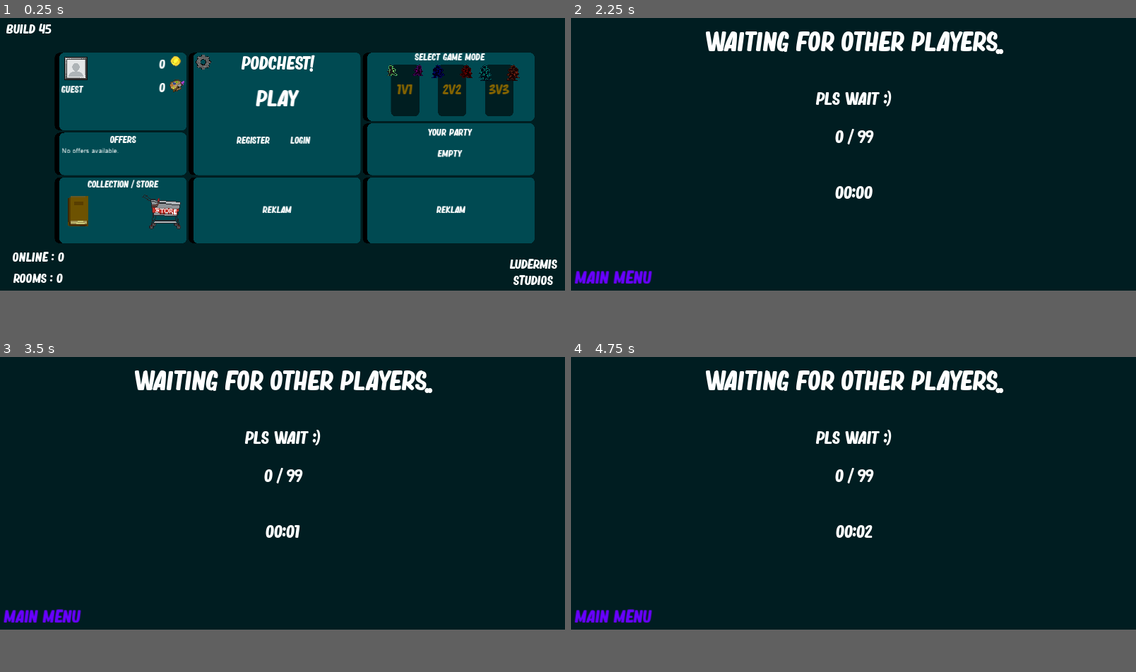
Above: before the commit, frames 1-4 (two rows, left to right).
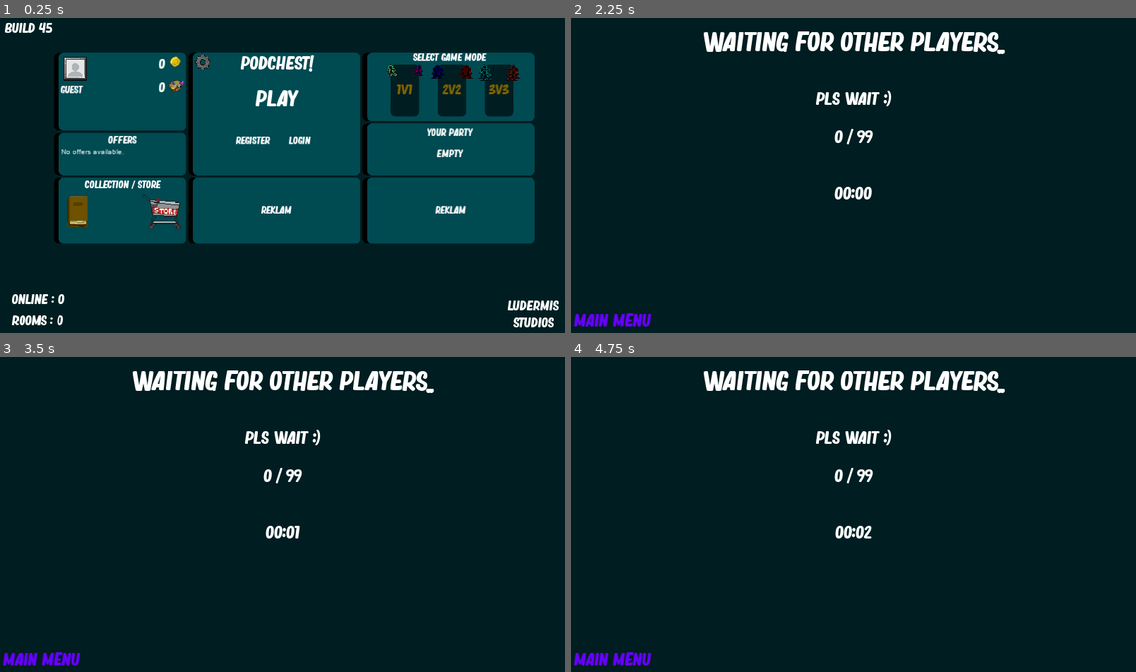
Above: after the commit, the same moments.

Repository: Ludermis/Podchest
Game: Godot game, scene res://Prefabs/Scenes/MainScene.tscn
Two runs of this game, one before a commit and one after it. Both use one fixed random seed, a clock stepped at 60 frames per second and the inputs below.
Inputs (mouse positions are in pixels of both pictures, inside the frame that each line leads up to):
- Up to frame 1 (0.25 s): no input
- Up to frame 2 (2.25 s): click "Play" at 0.5 s; click "Main Menu" at 1.25 s; click "Play" at 2 s
- Up to frame 3 (3.5 s): tap Enter at 2.75 s; move the mouse to (406, 476) at 2.77 s; hold D (right) from 2.78 s (still down); click (406, 476) at 2.85 s
- Up to frame 4 (4.75 s): tap Space at 3.5 s; move the mouse to (740, 505) at 3.52 s; release D (right) at 3.53 s; hold S (down) 3.53-4.28 s; tap Mouse wheel down (wheeldown) at 3.6 s; move the mouse to (910, 432) at 4.27 s; hold D (right) from 4.28 s (still down); tap Mouse wheel up (wheelup) at 4.35 s
In our replay, the window is 800x390 before the commit and 800x450 after it. These sizes can differ from the game's own. Grey fills any space a smaller window leaves; there, only what the larger window draws over its background counts as a difference.

The runs differ from the first frame. In frame 1, 4.2% of the frame differs, in the area x 0-99%, y 1-99%; in frame 2, 2.1%; in frame 3, 2.0%; in frame 4, 2.1%.

Commit message:
Lynext
Updates

Diff:
--- a/Prefabs/Effects/Shockwave.tscn
+++ b/Prefabs/Effects/Shockwave.tscn
@@ -3,6 +3,7 @@
 [ext_resource path="res://Sprites/Misc/circle.png" type="Texture" id=1]
 [ext_resource path="res://Shaders/shockwave1.shader" type="Shader" id=2]
 [ext_resource path="res://Scripts/Effects/Shockwave.gd" type="Script" id=3]
+
 
 [sub_resource type="ShaderMaterial" id=1]
 shader = ExtResource( 2 )
--- a/Prefabs/Scenes/AdminPanelScene.tscn
+++ b/Prefabs/Scenes/AdminPanelScene.tscn
@@ -29,18 +29,17 @@
 [node name="Background" type="TextureRect" parent="."]
 modulate = Color( 0, 0.117, 0.13, 1 )
 margin_right = 1920.0
-margin_bottom = 936.0
+margin_bottom = 1080.0
 texture = ExtResource( 3 )
 expand = true
 __meta__ = {
-"_edit_lock_": true,
 "_edit_use_anchors_": false
 }
 
 [node name="CancelButton" type="Button" parent="."]
-margin_top = 856.0
+margin_top = 1000.0
 margin_right = 285.0
-margin_bottom = 936.0
+margin_bottom = 1080.0
 custom_fonts/font = SubResource( 1 )
 custom_colors/font_color = Color( 0.407843, 0, 1, 1 )
 text = "Main Menu"
@@ -76,5 +75,6 @@
 __meta__ = {
 "_edit_use_anchors_": false
 }
+
 [connection signal="pressed" from="CancelButton" to="." method="_on_CancelButton_pressed"]
 [connection signal="item_selected" from="LogsList" to="." method="_on_LogsList_item_selected"]
--- a/Prefabs/Scenes/CharacterSelectionScene.tscn
+++ b/Prefabs/Scenes/CharacterSelectionScene.tscn
@@ -89,7 +89,7 @@
 [node name="Background" type="TextureRect" parent="."]
 modulate = Color( 0, 0.117, 0.13, 1 )
 margin_right = 1920.0
-margin_bottom = 936.0
+margin_bottom = 1080.0
 texture = ExtResource( 3 )
 expand = true
 __meta__ = {
@@ -157,5 +157,6 @@
 [node name="FPSTimer" type="Timer" parent="."]
 wait_time = 0.5
 autostart = true
+
 [connection signal="pressed" from="SelectButton" to="SelectButton" method="_on_SelectButton_pressed"]
 [connection signal="timeout" from="FPSTimer" to="." method="_on_FPSTimer_timeout"]
--- a/Prefabs/Scenes/CollectionScene.tscn
+++ b/Prefabs/Scenes/CollectionScene.tscn
@@ -59,11 +59,10 @@
 
 [node name="Background" type="TextureRect" parent="."]
 margin_right = 1920.0
-margin_bottom = 936.0
+margin_bottom = 1080.0
 texture = ExtResource( 1 )
 expand = true
 __meta__ = {
-"_edit_lock_": true,
 "_edit_use_anchors_": false
 }
 
@@ -92,9 +91,9 @@
 custom_constants/separation = 128
 
 [node name="CancelButton" type="Button" parent="."]
-margin_top = 856.0
+margin_top = 1000.0
 margin_right = 285.0
-margin_bottom = 936.0
+margin_bottom = 1080.0
 custom_fonts/font = SubResource( 2 )
 custom_colors/font_color = Color( 0.407843, 0, 1, 1 )
 text = "Main Menu"
@@ -128,9 +127,9 @@
 
 [node name="AllLabel" type="Label" parent="."]
 margin_left = 48.0
-margin_top = 40.0
+margin_top = 48.0
 margin_right = 464.0
-margin_bottom = 87.0
+margin_bottom = 145.0
 custom_fonts/font = SubResource( 6 )
 text = "All Characters
 0"
@@ -155,6 +154,7 @@
 "_edit_group_": true,
 "_edit_use_anchors_": false
 }
+
 [connection signal="pressed" from="CancelButton" to="CancelButton" method="_on_CancelButton_pressed"]
 [connection signal="pressed" from="CharactersButton" to="CharactersButton" method="_on_CharactersButton_pressed"]
 [connection signal="pressed" from="SkinsButton" to="SkinsButton" method="_on_SkinsButton_pressed"]
--- a/Prefabs/Scenes/GameOverScene.tscn
+++ b/Prefabs/Scenes/GameOverScene.tscn
@@ -8,19 +8,19 @@
 [ext_resource path="res://Sprites/UI/goldcoin.png" type="Texture" id=6]
 [ext_resource path="res://Scripts/Scenes/GameOverScene.gd" type="Script" id=7]
 
+[sub_resource type="DynamicFont" id=1]
+size = 96
+font_data = ExtResource( 1 )
+
 [sub_resource type="DynamicFont" id=2]
-size = 96
+size = 64
 font_data = ExtResource( 1 )
 
 [sub_resource type="DynamicFont" id=3]
-size = 64
-font_data = ExtResource( 1 )
-
-[sub_resource type="DynamicFont" id=4]
 size = 84
 font_data = ExtResource( 1 )
 
-[sub_resource type="GDScript" id=5]
+[sub_resource type="GDScript" id=4]
 script/source = "extends Button
 
 
@@ -31,55 +31,55 @@
 	get_tree().change_scene(\"res://Prefabs/Scenes/MainScene.tscn\")
 "
 
-[sub_resource type="DynamicFont" id=6]
+[sub_resource type="DynamicFont" id=5]
 size = 48
 font_data = ExtResource( 1 )
 
-[sub_resource type="ShaderMaterial" id=7]
+[sub_resource type="ShaderMaterial" id=6]
 shader = ExtResource( 4 )
 shader_param/amt = 1.0
 
+[sub_resource type="AtlasTexture" id=7]
+atlas = ExtResource( 6 )
+region = Rect2( 0, 0, 32, 32 )
+
 [sub_resource type="AtlasTexture" id=8]
 atlas = ExtResource( 6 )
-region = Rect2( 0, 0, 32, 32 )
+region = Rect2( 32, 0, 32, 32 )
 
 [sub_resource type="AtlasTexture" id=9]
 atlas = ExtResource( 6 )
-region = Rect2( 32, 0, 32, 32 )
+region = Rect2( 64, 0, 32, 32 )
 
 [sub_resource type="AtlasTexture" id=10]
 atlas = ExtResource( 6 )
-region = Rect2( 64, 0, 32, 32 )
+region = Rect2( 96, 0, 32, 32 )
 
 [sub_resource type="AtlasTexture" id=11]
 atlas = ExtResource( 6 )
-region = Rect2( 96, 0, 32, 32 )
+region = Rect2( 128, 0, 32, 32 )
 
 [sub_resource type="AtlasTexture" id=12]
 atlas = ExtResource( 6 )
-region = Rect2( 128, 0, 32, 32 )
+region = Rect2( 160, 0, 32, 32 )
 
 [sub_resource type="AtlasTexture" id=13]
 atlas = ExtResource( 6 )
-region = Rect2( 160, 0, 32, 32 )
+region = Rect2( 192, 0, 32, 32 )
 
 [sub_resource type="AtlasTexture" id=14]
 atlas = ExtResource( 6 )
-region = Rect2( 192, 0, 32, 32 )
-
-[sub_resource type="AtlasTexture" id=15]
-atlas = ExtResource( 6 )
 region = Rect2( 224, 0, 32, 32 )
 
-[sub_resource type="SpriteFrames" id=16]
+[sub_resource type="SpriteFrames" id=15]
 animations = [ {
-"frames": [ SubResource( 8 ), SubResource( 9 ), SubResource( 10 ), SubResource( 11 ), SubResource( 12 ), SubResource( 13 ), SubResource( 14 ), SubResource( 15 ) ],
+"frames": [ SubResource( 7 ), SubResource( 8 ), SubResource( 9 ), SubResource( 10 ), SubResource( 11 ), SubResource( 12 ), SubResource( 13 ), SubResource( 14 ) ],
 "loop": true,
 "name": "default",
 "speed": 8.0
 } ]
 
-[sub_resource type="DynamicFont" id=17]
+[sub_resource type="DynamicFont" id=16]
 size = 49
 use_filter = true
 font_data = ExtResource( 5 )
@@ -90,18 +90,17 @@
 [node name="Background" type="TextureRect" parent="."]
 modulate = Color( 0, 0.117647, 0.129412, 1 )
 margin_right = 1920.0
-margin_bottom = 936.0
+margin_bottom = 1080.0
 texture = ExtResource( 2 )
 expand = true
 __meta__ = {
-"_edit_lock_": true,
 "_edit_use_anchors_": false
 }
 
 [node name="Title" type="Label" parent="."]
 margin_right = 1920.0
 margin_bottom = 192.0
-custom_fonts/font = SubResource( 2 )
+custom_fonts/font = SubResource( 1 )
 text = "TITLE"
 align = 1
 valign = 1
@@ -251,8 +250,8 @@
 [node name="CoinSprite" type="AnimatedSprite" parent="."]
 position = Vector2( 1770, 568 )
 scale = Vector2( 3, 3 )
-frames = SubResource( 16 )
-frame = 2
+frames = SubResource( 15 )
+frame = 5
 playing = true
 
 [node name="CoinLabel" type="Label" parent="."]
@@ -268,4 +267,5 @@
 __meta__ = {
 "_edit_use_anchors_": false
 }
+
 [connection signal="pressed" from="MainMenuButton" to="MainMenuButton" method="_on_MainMenuButton_pressed"]
--- a/Prefabs/Scenes/GameScene.tscn
+++ b/Prefabs/Scenes/GameScene.tscn
@@ -160,5 +160,6 @@
 pause_mode = 2
 wait_time = 1.5
 one_shot = true
+
 [connection signal="timeout" from="FPSTimer" to="." method="_on_FPSTimer_timeout"]
 [connection signal="timeout" from="EndTimer" to="." method="_on_EndTimer_timeout"]
--- a/Prefabs/Scenes/LoginScene.tscn
+++ b/Prefabs/Scenes/LoginScene.tscn
@@ -65,11 +65,10 @@
 [node name="Background" type="TextureRect" parent="."]
 modulate = Color( 0, 0.117, 0.13, 1 )
 margin_right = 1920.0
-margin_bottom = 936.0
+margin_bottom = 1080.0
 texture = ExtResource( 4 )
 expand = true
 __meta__ = {
-"_edit_lock_": true,
 "_edit_use_anchors_": false
 }
 
@@ -116,9 +115,9 @@
 
 [node name="CancelButton" type="Button" parent="."]
 margin_left = 8.0
-margin_top = 856.0
+margin_top = 1000.0
 margin_right = 293.0
-margin_bottom = 936.0
+margin_bottom = 1080.0
 custom_fonts/font = SubResource( 7 )
 custom_colors/font_color = Color( 0.407843, 0, 1, 1 )
 text = "Main Menu"
@@ -157,5 +156,6 @@
 __meta__ = {
 "_edit_use_anchors_": false
 }
+
 [connection signal="pressed" from="LoginButton" to="LoginButton" method="_on_LoginButton_pressed"]
 [connection signal="pressed" from="CancelButton" to="CancelButton" method="_on_CancelButton_pressed"]
--- a/Prefabs/Scenes/MainScene.tscn
+++ b/Prefabs/Scenes/MainScene.tscn
@@ -411,7 +411,7 @@
 [node name="Background" type="TextureRect" parent="."]
 modulate = Color( 0, 0.117647, 0.129412, 1 )
 margin_right = 1920.0
-margin_bottom = 936.0
+margin_bottom = 1080.0
 texture = ExtResource( 6 )
 expand = true
 __meta__ = {
@@ -481,7 +481,7 @@
 position = Vector2( 411.432, 42.1931 )
 scale = Vector2( 2, 2 )
 frames = SubResource( 13 )
-frame = 3
+frame = 1
 playing = true
 
 [node name="APSprite" type="AnimatedSprite" parent="AccountPanel"]
@@ -1047,9 +1047,9 @@
 
 [node name="LabelLudermis" type="Label" parent="."]
 margin_left = 1704.0
-margin_top = 816.0
+margin_top = 960.0
 margin_right = 1921.0
-margin_bottom = 935.0
+margin_bottom = 1079.0
 custom_fonts/font = SubResource( 57 )
 text = "Ludermis
 Studios"
@@ -1060,9 +1060,9 @@
 }
 
 [node name="LabelRooms" type="Label" parent="."]
-margin_top = 856.0
+margin_top = 1000.0
 margin_right = 256.0
-margin_bottom = 936.0
+margin_bottom = 1080.0
 custom_fonts/font = SubResource( 57 )
 text = "Rooms : 0"
 align = 1
@@ -1072,9 +1072,9 @@
 }
 
 [node name="LabelOnline" type="Label" parent="."]
-margin_top = 784.0
+margin_top = 928.0
 margin_right = 256.0
-margin_bottom = 864.0
+margin_bottom = 1008.0
 custom_fonts/font = SubResource( 57 )
 text = "Online : 0"
 align = 1
@@ -1096,6 +1096,11 @@
 
 [node name="DemandOnlineTimer" type="Timer" parent="."]
 autostart = true
+
+[node name="Camera2D" type="Camera2D" parent="."]
+anchor_mode = 0
+current = true
+
 [connection signal="pressed" from="AdminButton" to="AdminButton" method="_on_AdminButton_pressed"]
 [connection signal="mouse_entered" from="MiscPanel/CollectionButton" to="MiscPanel/CollectionButton" method="_on_CollectionButton_mouse_entered"]
 [connection signal="mouse_exited" from="MiscPanel/CollectionButton" to="MiscPanel/CollectionButton" method="_on_CollectionButton_mouse_exited"]
--- a/Prefabs/Scenes/RegisterScene.tscn
+++ b/Prefabs/Scenes/RegisterScene.tscn
@@ -70,7 +70,7 @@
 [node name="Background" type="TextureRect" parent="."]
 modulate = Color( 0, 0.117, 0.13, 1 )
 margin_right = 1920.0
-margin_bottom = 936.0
+margin_bottom = 1080.0
 texture = ExtResource( 5 )
 expand = true
 __meta__ = {
@@ -119,9 +119,9 @@
 }
 
 [node name="CancelButton" type="Button" parent="."]
-margin_top = 856.0
+margin_top = 1000.0
 margin_right = 285.0
-margin_bottom = 936.0
+margin_bottom = 1080.0
 custom_fonts/font = SubResource( 7 )
 custom_colors/font_color = Color( 0.407843, 0, 1, 1 )
 text = "Main Menu"
@@ -133,9 +133,9 @@
 
 [node name="Disclaimer" type="Label" parent="."]
 margin_left = 968.0
-margin_top = 872.0
+margin_top = 1016.0
 margin_right = 1922.0
-margin_bottom = 936.0
+margin_bottom = 1080.0
 custom_fonts/font = SubResource( 9 )
 text = "Disclaimer! The servers this game is currently being hosted on are really vulnerable.
 It is advised to use a password you do not use anywhere else."
@@ -174,5 +174,6 @@
 __meta__ = {
 "_edit_use_anchors_": false
 }
+
 [connection signal="pressed" from="RegisterButton" to="RegisterButton" method="_on_RegisterButton_pressed"]
 [connection signal="pressed" from="CancelButton" to="CancelButton" method="_on_CancelButton_pressed"]
--- a/Prefabs/Scenes/ShopConfirmationScene.tscn
+++ b/Prefabs/Scenes/ShopConfirmationScene.tscn
@@ -142,11 +142,10 @@
 [node name="Background" type="TextureRect" parent="."]
 modulate = Color( 0, 0, 0, 0.313726 )
 margin_right = 1920.0
-margin_bottom = 936.0
+margin_bottom = 1080.0
 texture = ExtResource( 1 )
 expand = true
 __meta__ = {
-"_edit_lock_": true,
 "_edit_use_anchors_": false
 }
 
@@ -288,8 +287,8 @@
 [node name="CoinSprite" type="AnimatedSprite" parent="Panel/GoldButton/HBoxContainer/Control"]
 position = Vector2( 23, 37 )
 scale = Vector2( 2, 2 )
-frames = SubResource( 29 )
-frame = 2
+frames = SubResource( 19 )
+frame = 3
 playing = true
 
 [node name="Label" type="Label" parent="Panel/GoldButton/HBoxContainer"]
@@ -327,6 +326,7 @@
 __meta__ = {
 "_edit_use_anchors_": false
 }
+
 [connection signal="pressed" from="Panel/CloseButton" to="." method="_on_CloseButton_pressed"]
 [connection signal="pressed" from="Panel/APButton" to="." method="_on_APButton_pressed"]
 [connection signal="pressed" from="Panel/GoldButton" to="." method="_on_GoldButton_pressed"]
--- a/Prefabs/Scenes/StoreScene.tscn
+++ b/Prefabs/Scenes/StoreScene.tscn
@@ -115,11 +115,10 @@
 
 [node name="Background" type="TextureRect" parent="."]
 margin_right = 1920.0
-margin_bottom = 936.0
+margin_bottom = 1080.0
 texture = ExtResource( 1 )
 expand = true
 __meta__ = {
-"_edit_lock_": true,
 "_edit_use_anchors_": false
 }
 
@@ -127,7 +126,7 @@
 position = Vector2( 124, 39 )
 scale = Vector2( 2, 2 )
 frames = SubResource( 9 )
-frame = 1
+frame = 3
 playing = true
 
 [node name="APSprite" type="AnimatedSprite" parent="."]
@@ -188,9 +187,9 @@
 custom_constants/separation = 128
 
 [node name="CancelButton" type="Button" parent="."]
-margin_top = 856.0
+margin_top = 1000.0
 margin_right = 285.0
-margin_bottom = 936.0
+margin_bottom = 1080.0
 custom_fonts/font = SubResource( 14 )
 custom_colors/font_color = Color( 0.407843, 0, 1, 1 )
 text = "Main Menu"
@@ -221,6 +220,7 @@
 __meta__ = {
 "_edit_use_anchors_": false
 }
+
 [connection signal="pressed" from="CancelButton" to="CancelButton" method="_on_CancelButton_pressed"]
 [connection signal="pressed" from="CharactersButton" to="CharactersButton" method="_on_CharactersButton_pressed"]
 [connection signal="pressed" from="SkinsButton" to="SkinsButton" method="_on_SkinsButton_pressed"]
--- a/Prefabs/Scenes/WaitingScene.tscn
+++ b/Prefabs/Scenes/WaitingScene.tscn
@@ -23,7 +23,7 @@
 [node name="Background" type="TextureRect" parent="."]
 modulate = Color( 0, 0.117, 0.13, 1 )
 margin_right = 1920.0
-margin_bottom = 936.0
+margin_bottom = 1080.0
 texture = ExtResource( 3 )
 expand = true
 __meta__ = {
@@ -78,9 +78,9 @@
 }
 
 [node name="CancelButton" type="Button" parent="."]
-margin_top = 856.0
+margin_top = 1000.0
 margin_right = 285.0
-margin_bottom = 936.0
+margin_bottom = 1080.0
 custom_fonts/font = SubResource( 3 )
 custom_colors/font_color = Color( 0.407843, 0, 1, 1 )
 text = "Main Menu"
@@ -88,4 +88,5 @@
 __meta__ = {
 "_edit_use_anchors_": false
 }
+
 [connection signal="pressed" from="CancelButton" to="." method="_on_CancelButton_pressed"]
--- a/Prefabs/UI/CharacterSkills/Mold.tscn
+++ b/Prefabs/UI/CharacterSkills/Mold.tscn
@@ -7,6 +7,7 @@
 [ext_resource path="res://Fonts/arial.ttf" type="DynamicFontData" id=5]
 [ext_resource path="res://Shaders/circular-progress.shader" type="Shader" id=6]
 [ext_resource path="res://Shaders/sprite_outline.shader" type="Shader" id=7]
+
 
 [sub_resource type="DynamicFont" id=1]
 use_filter = true
--- a/Prefabs/UI/CharacterSkills/Xedarin.tscn
+++ b/Prefabs/UI/CharacterSkills/Xedarin.tscn
@@ -7,6 +7,7 @@
 [ext_resource path="res://Fonts/arial.ttf" type="DynamicFontData" id=5]
 [ext_resource path="res://Shaders/circular-progress.shader" type="Shader" id=6]
 [ext_resource path="res://Shaders/sprite_outline.shader" type="Shader" id=7]
+
 
 [sub_resource type="DynamicFont" id=1]
 use_filter = true
--- a/Scripts/Global/Vars.gd
+++ b/Scripts/Global/Vars.gd
@@ -1,6 +1,6 @@
 extends Node
 
-var serverIP = "2.56.62.37"
+var serverIP = "localhost"
 var serverPort = 27015
 var dirtCount = 0
 var dirts = {}
--- a/Scripts/Network/Client.gd
+++ b/Scripts/Network/Client.gd
@@ -5,21 +5,18 @@
 var selfPeerID : int = 0
 var maxTries = 10
 var tries = 0
-
+var pollTimer = null
 signal connection_ok
 signal connection_failed
 
 func _ready():
-	pass
+	pollTimer = Timer.new()
+	pollTimer.connect("timeout", self, "_on_timer_timeout")
+	pollTimer.set_wait_time(1.0 / 60.0)
+	add_child(pollTimer)
+	pollTimer.start()
 
-func connectToServer ():
-	print("Client starting...")
-	client = WebSocketClient.new();
-	url = str("ws://",Vars.serverIP,":",Vars.serverPort)
-	client.connect_to_url(url, PoolStringArray(), true);
-	get_tree().set_network_peer(client);
-
-func _process(delta):
+func _on_timer_timeout ():
 	if client == null:
 		return
 	if (client.get_connection_status() == NetworkedMultiplayerPeer.CONNECTION_CONNECTED || client.get_connection_status() == NetworkedMultiplayerPeer.CONNECTION_CONNECTING):
@@ -31,3 +28,13 @@
 			tries += 1
 			if tries == maxTries:
 				emit_signal("connection_failed")
+
+func connectToServer ():
+	print("Client starting...")
+	client = WebSocketClient.new();
+	url = str("ws://",Vars.serverIP,":",Vars.serverPort)
+	client.connect_to_url(url, PoolStringArray(), true);
+	get_tree().set_network_peer(client);
+
+func _process(delta):
+	pass
--- a/Scripts/Scenes/GameScene.gd
+++ b/Scripts/Scenes/GameScene.gd
@@ -33,6 +33,10 @@
 		print("We got playerDisconnected but that player doesn't exist ?")
 		return
 	print(str("A user disconnected ", who))
+
+func _input(ev):
+	if ev.is_action_pressed('fullscreen'):
+		OS.window_fullscreen = !OS.window_fullscreen
 
 remote func dirtCreated (d):
 	if Vars.dirts.has(d["position"]):
--- a/Scripts/Scenes/MainScene.gd
+++ b/Scripts/Scenes/MainScene.gd
@@ -38,6 +38,10 @@
 remote func loginCompleted (info):
 	Vars.accountInfo = info
 	logged()
+
+func _input(ev):
+	if ev.is_action_pressed('fullscreen'):
+		OS.window_fullscreen = !OS.window_fullscreen
 
 remote func loginFailed ():
 	pass
--- a/project.godot
+++ b/project.godot
@@ -10,7 +10,6 @@
 
 _global_script_classes=[  ]
 _global_script_class_icons={
-
 }
 
 [application]
@@ -26,18 +25,13 @@
 Vars="*res://Scripts/Global/Vars.gd"
 Client="*res://Scripts/Network/Client.gd"
 
-[debug]
-
-settings/fps/force_fps=60
-
 [display]
 
 window/size/width=1920
-window/size/height=937
-window/vsync/use_vsync=false
+window/size/height=1080
 mouse_cursor/custom_image="res://Sprites/Misc/cursor.png"
 window/stretch/mode="2d"
-window/stretch/aspect="keep"
+window/stretch/aspect="keep_width"
 
 [input]
 
@@ -96,6 +90,11 @@
 "events": [ Object(InputEventKey,"resource_local_to_scene":false,"resource_name":"","device":0,"alt":false,"shift":false,"control":false,"meta":false,"command":false,"pressed":false,"scancode":82,"unicode":0,"echo":false,"script":null)
  ]
 }
+fullscreen={
+"deadzone": 0.5,
+"events": [ Object(InputEventKey,"resource_local_to_scene":false,"resource_name":"","device":0,"alt":false,"shift":false,"control":false,"meta":false,"command":false,"pressed":false,"scancode":16777254,"unicode":0,"echo":false,"script":null)
+ ]
+}
 
 [rendering]
 
Not shown: 11 places in Prefabs/Scenes/GameOverScene.tscn that only renumber resources
Not shown: 11 places in Prefabs/Scenes/ShopConfirmationScene.tscn that only renumber resources
Not shown: 11 places in Prefabs/UI/CharacterSkills/Villager.tscn that only renumber resources
Not shown, added: Sprites/UI/fullscreen.png.import
